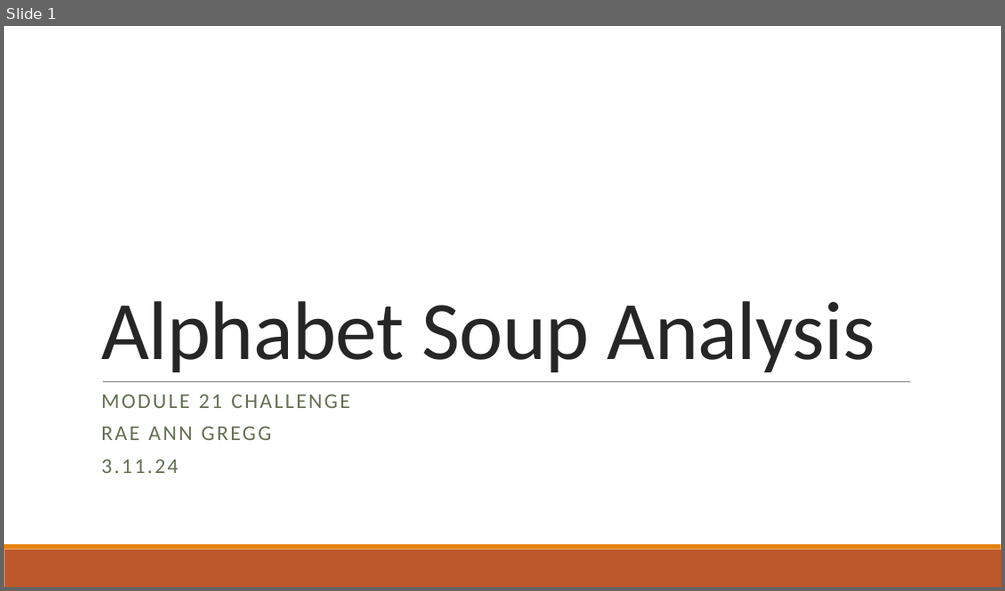
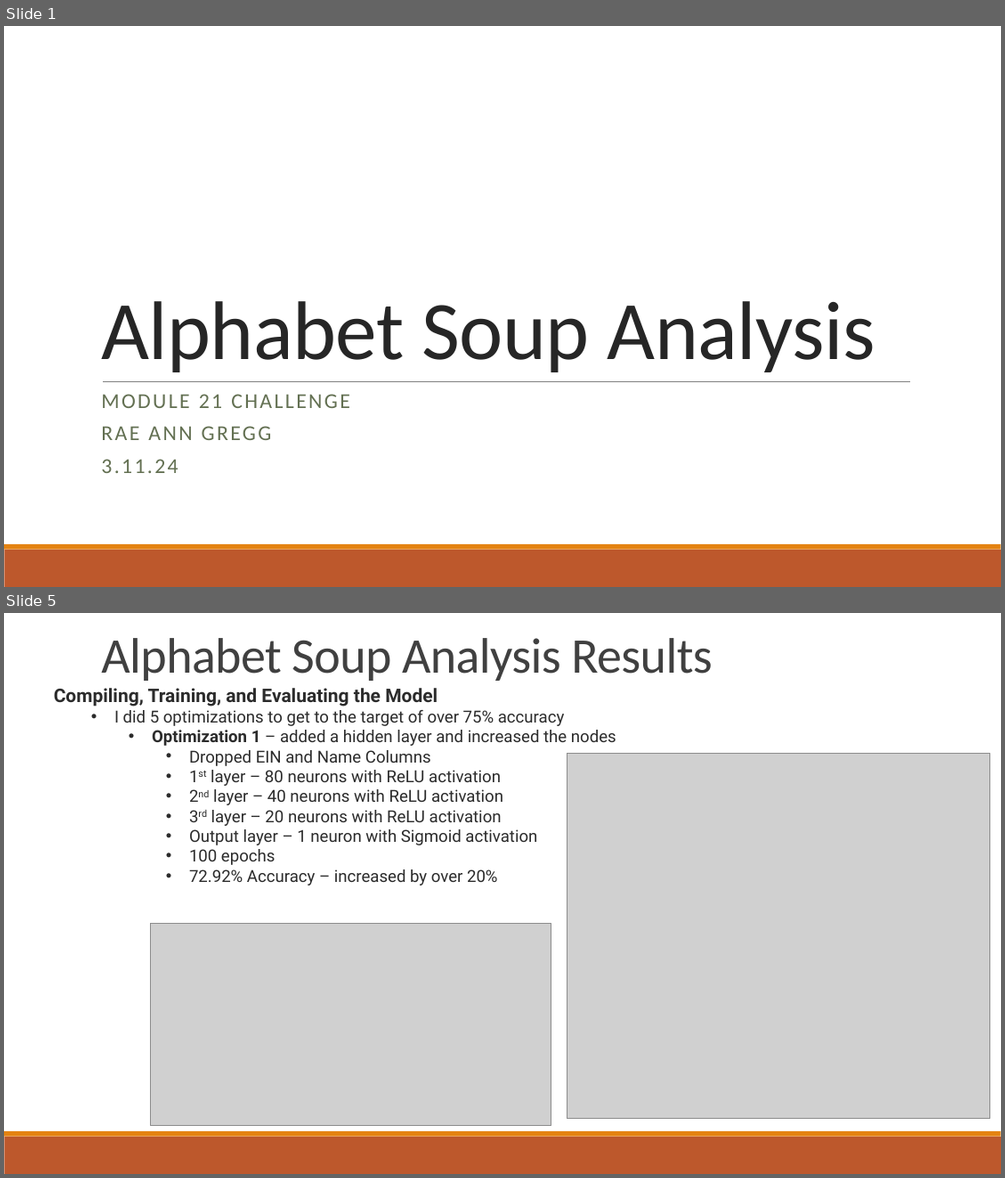
Before and after one commit to RaeAnnG/deep-learning-challenge, a slide deck: Alphabet Soup Analysis.pptx. Shown one above the other, each under a label of ours: slide 1 before the commit, slides 1 and 5 after it; the slides between them are not shown. The pictures are 1005x591 and 1005x1178 pixels, drawn with LibreOffice and Linux fonts; fonts in the diff are those of the drawing; grey boxes stand for pictures. Boxes give left, top, right and bottom in pixels: in the first picture for what was removed or moved away, otherwise in the second. Text is boxed around its words. In the diff, an @@ line names an element or a change of style, - is before the commit and + after.

Commit message:
Add files via upload
Updated Analysis Files 3.11.24

```diff
--- a/Alphabet Soup Analysis.pptx
+++ b/Alphabet Soup Analysis.pptx
@@ slide 5 added at [4, 613, 1001, 1174], background #FFFFFF; not listed: 2 template elements that a slide beside it also shows @@
@@ title added at [101, 638, 712, 681], 48 pt, text #404040 @@
+Alphabet Soup Analysis Results
@@ text added at [54, 688, 616, 885], 16 pt, text #2B2B2B @@
+Compiling, Training, and Evaluating the Model
+  • I did 5 optimizations to get to the target of over 75% accuracy
+    • Optimization 1 – added a hidden layer and increased the nodes
+      • Dropped EIN and Name Columns
+      • 1st layer – 80 neurons with ReLU activation
+      • 2nd layer – 40 neurons with ReLU activation
+      • 3rd layer – 20 neurons with ReLU activation
+      • Output layer – 1 neuron with Sigmoid activation
+      • 100 epochs
+      • 72.92% Accuracy – increased by over 20%
@@ picture added at [567, 753, 989, 1119] @@
@@ picture added at [151, 923, 551, 1126] @@
```
Also in this commit, not shown: 5 slides changed, 2 other slides added, 1 other file.
